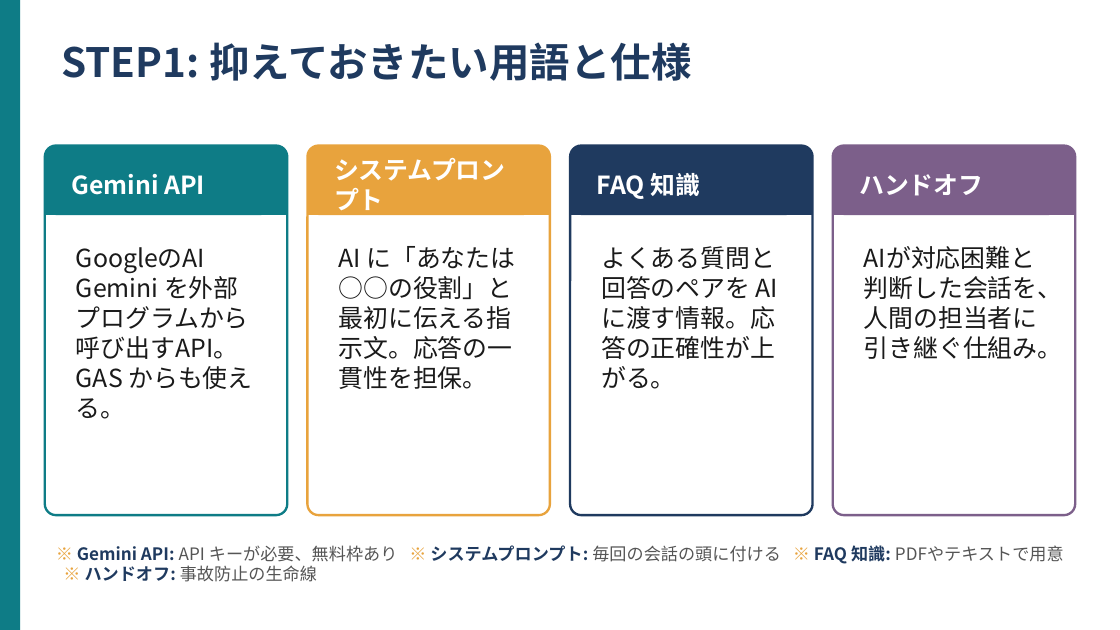
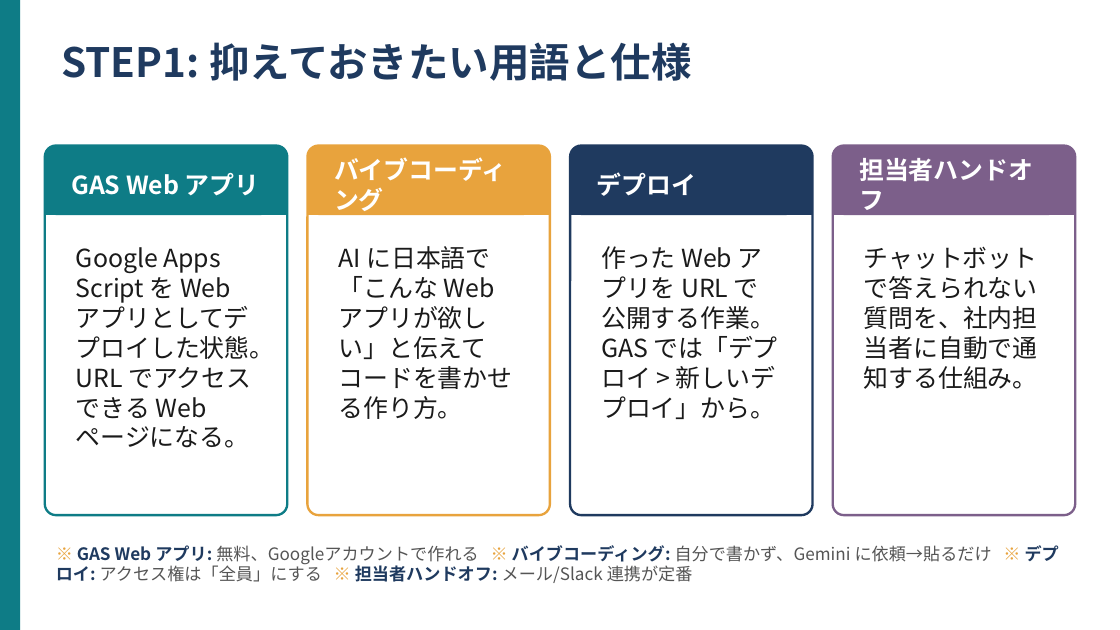
Before and after one commit to kana-story-321/github.io, a slide deck: slide 3 of lecture_pptx/out/s11/ワーク02.pptx. Drawn at 1120x630 pixels with LibreOffice and Linux fonts; fonts in the diff are those of the drawing. Boxes give left, top, right and bottom in pixels: in the first picture for what was removed or moved away, otherwise in the second. Text is boxed around its words. In the diff, an @@ line names an element or a change of style, - is before the commit and + after.

```diff
--- a/lecture_pptx/out/s11/ワーク02.pptx
+++ b/lecture_pptx/out/s11/ワーク02.pptx
@@ text at (71,173,259,196): text changed @@
-Gemini API
+GAS Web アプリ
@@ text at (334,157,506,216): text changed @@
-システムプロンプト
+バイブコーディング
@@ text at (597,172,696,196): text changed @@
-FAQ 知識
+デプロイ
@@ text at (859,158,1033,216): text changed @@
-ハンドオフ
+担当者ハンドオフ
@@ text at (76,247,274,448): text changed @@
-GoogleのAI Gemini を外部プログラムから呼び出すAPI。GAS からも使える。
+Google Apps Script を Web アプリとしてデプロイした状態。URL でアクセスできる Web ページになる。
@@ text at (339,246,513,419): text changed @@
-AI に「あなたは○○の役割」と最初に伝える指示文。応答の一貫性を担保。
+AI に日本語で「こんな Web アプリが欲しい」と伝えてコードを書かせる作り方。
@@ text at (601,246,778,419): text changed @@
-よくある質問と回答のペアを AI に渡す情報。応答の正確性が上がる。
+作った Web アプリを URL で公開する作業。GAS では「デプロイ > 新しいデプロイ」から。
@@ text at (864,246,1038,389): text changed @@
-AIが対応困難と判断した会話を、人間の担当者に引き継ぐ仕組み。
+チャットボットで答えられない質問を、社内担当者に自動で通知する仕組み。
@@ text at (56,545,1059,583): text changed @@
-※ Gemini API: API キーが必要、無料枠あり ※ システムプロンプト: 毎回の会話の頭に付ける ※ FAQ 知識: PDFやテキストで用意 ※ ハンドオフ: 事故防止の生命線
+※ GAS Web アプリ: 無料、Googleアカウントで作れる ※ バイブコーディング: 自分で書かず、Gemini に依頼→貼るだけ ※ デプロイ: アクセス権は「全員」にする ※ 担当者ハンドオフ: メール/Slack 連携が定番
```
Also in this commit, not shown: 7 other slides changed, 5 other files.
